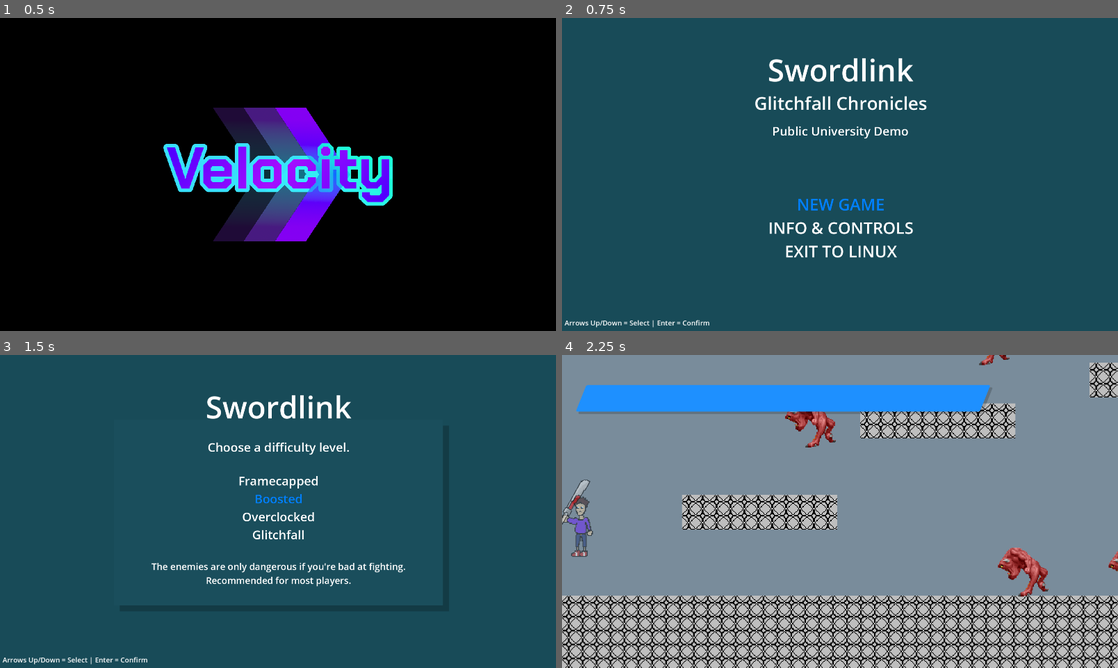
Above: before the commit, frames 1-4 (two rows, left to right).
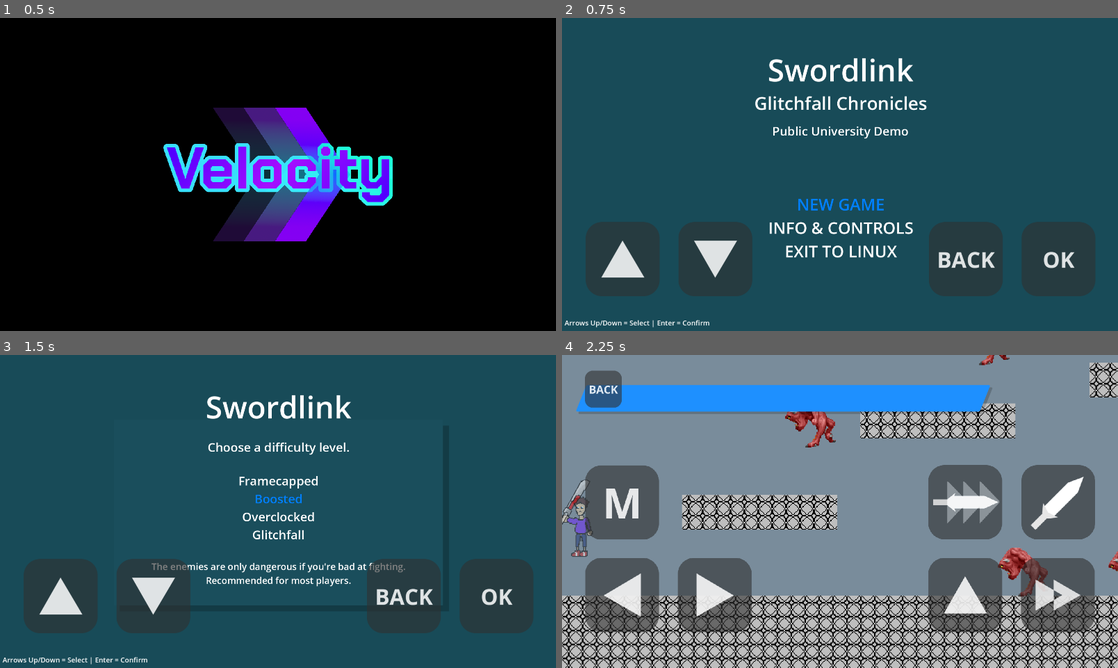
Above: after the commit, the same moments.

Repository: That1M8Head/Swordlink
Game: Godot game, scene res://intro.tscn
The game is run twice, just before and just after one commit, with the same random seed, the same clock (stepped at 60 frames per second) and the same inputs.
Inputs (mouse positions are in pixels of both pictures, inside the frame that each line leads up to):
- Up to frame 1 (0.5 s): no input
- Up to frame 2 (0.75 s): tap Enter (MenuConfirm) at 0.5 s; move the mouse to (962, 158) at 0.52 s; hold D (MoveRight) from 0.53 s (still down); hold X (AltAttack) from 0.53 s (still down); click (962, 158) at 0.67 s
- Up to frame 3 (1.5 s): tap Space (Jump) at 0.77 s; release D (MoveRight) at 1.25 s; release X (AltAttack) at 1.25 s; tap Enter (MenuConfirm) at 1.25 s; drag from (166, 527) to (250, 574) at 1.27 s
- Up to frame 4 (2.25 s): tap Enter (MenuConfirm) at 2 s; move the mouse to (895, 442) at 2.02 s; hold A (MoveLeft) from 2.03 s (still down); tap C (Evade) at 2.1 s; click (895, 442) at 2.17 s

Frame 1 is identical in both runs. In frame 2, 1.5% of the frame differs, in the area x 7-93%, y 71-84%; in frame 3, 4.4%; in frame 4, 21%, in the area x 4-96%, y 4-89%.

Commit message:
Fixed touch buttons in pause menu

Diff:
--- a/game.tscn
+++ b/game.tscn
@@ -137,6 +137,8 @@
 func open_menu():
 	get_tree().paused = true
 	$PauseSound.play()
+	get_node(\"/root/Game/CanvasLayer/TouchButtons\").hide()
+	get_node(\"/root/Game/CanvasLayer/TouchButtonsPause\").show()
 	show()
 	menu_open = true
 
@@ -144,6 +146,7 @@
 	hide()
 	$PauseSoundExit.play()
 	get_node(\"/root/Game/CanvasLayer/TouchButtons\").show()
+	get_node(\"/root/Game/CanvasLayer/TouchButtonsPause\").hide()
 	menu_open = false
 	await(get_tree().create_timer(0.1).timeout)
 	get_tree().paused = false
@@ -529,23 +532,24 @@
 stream = ExtResource("11_yw1am")
 volume_db = -10.0
 
-[node name="TouchButtons" type="Node2D" parent="CanvasLayer/PauseMenu"]
-position = Vector2(-452, -365)
+[node name="TouchButtonsPause" type="Node2D" parent="CanvasLayer"]
+process_mode = 2
+visible = false
 script = ExtResource("3_md8pn")
 
-[node name="Left" type="Node2D" parent="CanvasLayer/PauseMenu/TouchButtons"]
+[node name="Left" type="Node2D" parent="CanvasLayer/TouchButtonsPause"]
 position = Vector2(1870, 680)
 
-[node name="Right" type="Node2D" parent="CanvasLayer/PauseMenu/TouchButtons"]
+[node name="Right" type="Node2D" parent="CanvasLayer/TouchButtonsPause"]
 position = Vector2(1870, 680)
 
-[node name="Back" type="TouchScreenButton" parent="CanvasLayer/PauseMenu/TouchButtons/Right"]
+[node name="Back" type="TouchScreenButton" parent="CanvasLayer/TouchButtonsPause/Right"]
 position = Vector2(-575, 0)
 texture_normal = ExtResource("13_lmq0m")
 action = "MenuBack"
 visibility_mode = 1
 
-[node name="Ok" type="TouchScreenButton" parent="CanvasLayer/PauseMenu/TouchButtons/Right"]
+[node name="Ok" type="TouchScreenButton" parent="CanvasLayer/TouchButtonsPause/Right"]
 position = Vector2(-255, 0)
 texture_normal = ExtResource("13_vxixu")
 action = "MenuConfirm"
--- a/project.godot
+++ b/project.godot
@@ -142,6 +142,7 @@
 
 [input_devices]
 
+pointing/emulate_touch_from_mouse=true
 pointing/emulate_mouse_from_touch=false
 
 [rendering]
